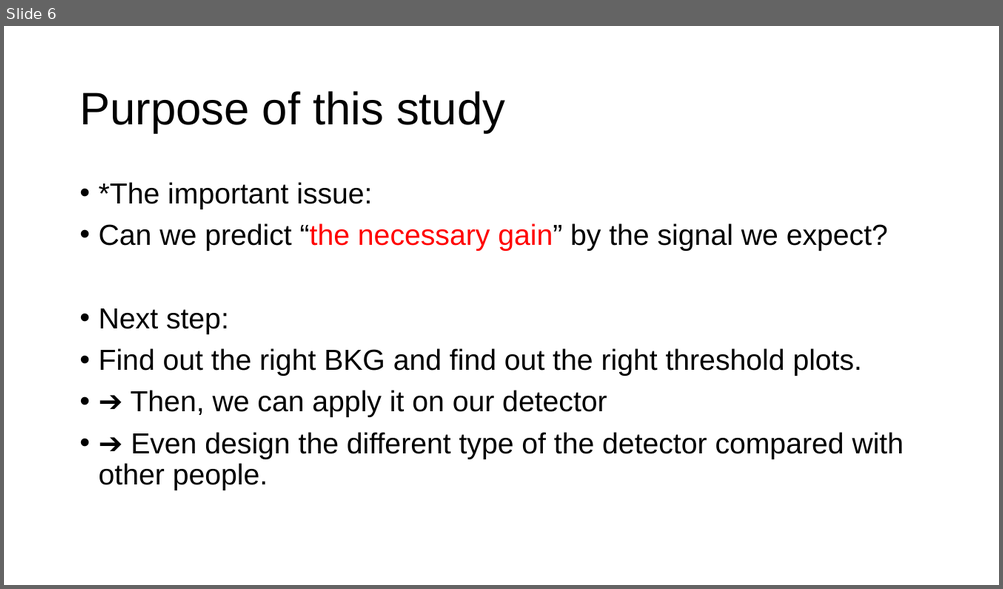
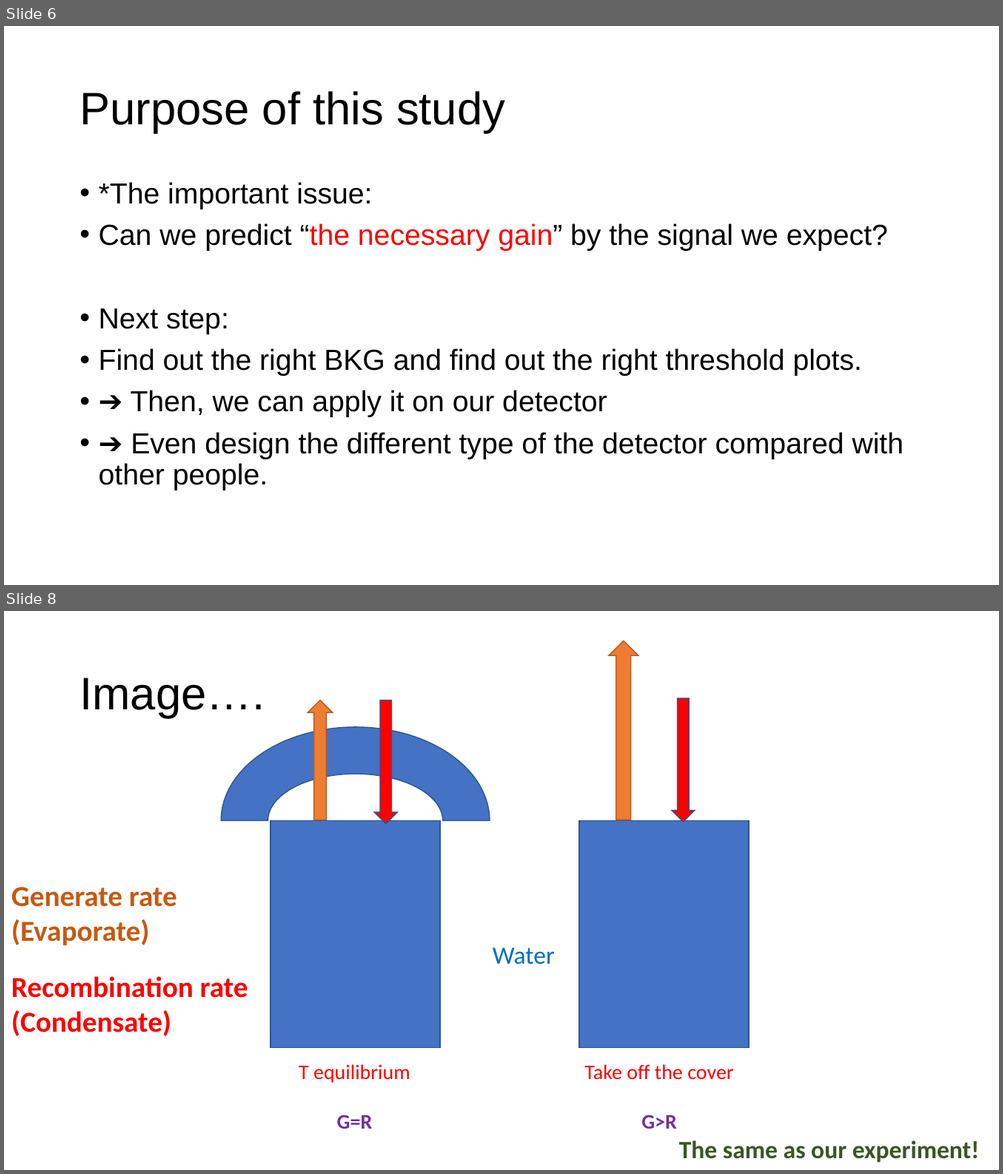
Before and after one commit to chihyeh/IoPAS_GeIA, a slide deck: Report/Signal_threshold_prediction.pptx. Shown one above the other, each under a label of ours: slide 6 before the commit, slides 6 and 8 after it; the slides between them are not shown. The pictures are 1003x589 and 1003x1174 pixels, drawn with LibreOffice and Linux fonts; fonts in the diff are those of the drawing. Boxes give left, top, right and bottom in pixels: in the first picture for what was removed or moved away, otherwise in the second. Text is boxed around its words. In the diff, an @@ line names an element or a change of style, - is before the commit and + after.

```diff
--- a/Report/Signal_threshold_prediction.pptx
+++ b/Report/Signal_threshold_prediction.pptx
@@ slide 8 added at [4, 611, 999, 1170], background #FFFFFF @@
@@ up arrow added at [609, 641, 638, 820], fill #ED7D31, outline #AF5C24 1 pt @@
@@ title added at [79, 678, 264, 718], 44 pt, text #000000 @@
+Image….
@@ down arrow added at [671, 698, 695, 822], fill #FF0000, outline #325491 1 pt @@
@@ up arrow added at [307, 701, 333, 820], fill #ED7D31, outline #AF5C24 1 pt @@
@@ down arrow added at [374, 701, 397, 824], fill #FF0000, outline #325491 1 pt @@
@@ arch (boxed as its full ring) added at [221, 727, 489, 914], fill #4472C4, outline #325491 1 pt @@
@@ rectangle added at [270, 820, 440, 1048], fill #4472C4, outline #325491 1 pt @@
@@ rectangle added at [579, 820, 748, 1048], fill #4472C4, outline #325491 1 pt @@
@@ text added at [11, 887, 177, 945], 28 pt, text #C55A11, bold @@
+Generate rate
+(Evaporate)
@@ text added at [492, 948, 555, 965], 24 pt, text #0070C0 @@
+Water
@@ text added at [11, 977, 248, 1037], 28 pt, text #FF0000, bold @@
+Recombination rate
+(Condensate)
@@ text added at [299, 1065, 410, 1129], 20 pt, text #FF0000 @@
+T equilibrium
+G=R
@@ text added at [584, 1065, 733, 1129], 20 pt, text #FF0000 @@
+Take off the cover
+G>R
@@ text added at [679, 1141, 979, 1163], 24 pt, text #385723, bold @@
+The same as our experiment!
```
Also in this commit, not shown: 8 other slides added, 7 other files.
